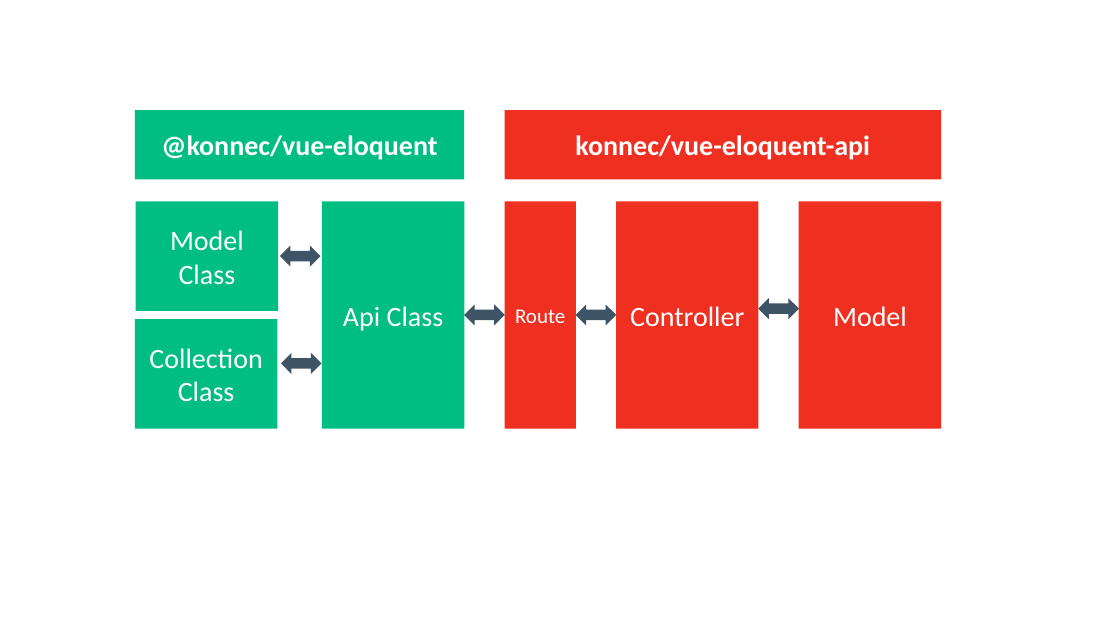
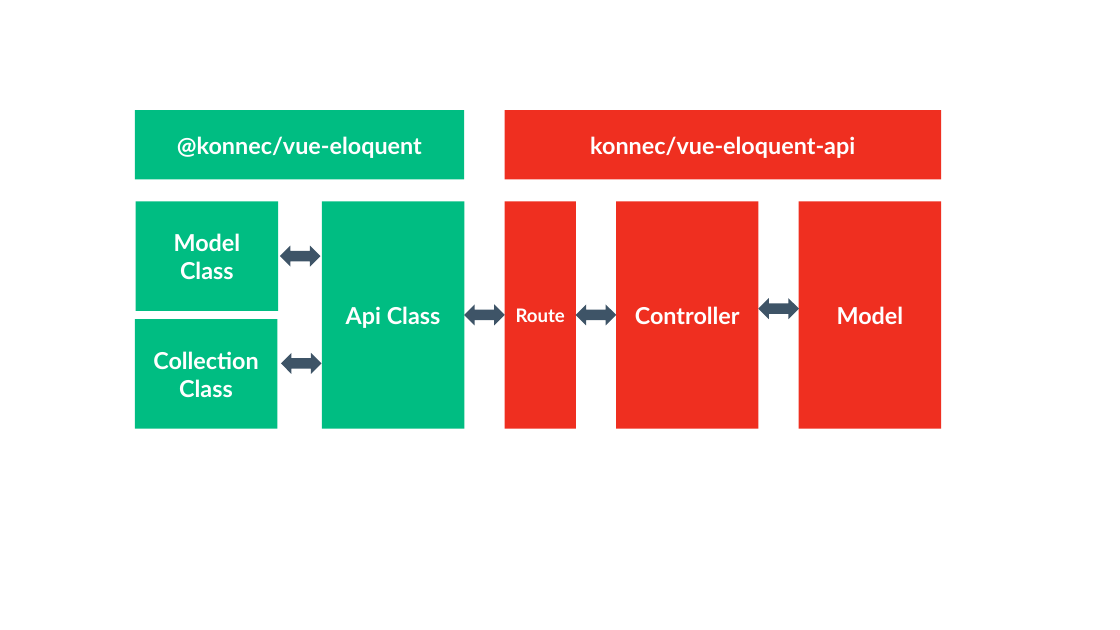
Before and after one commit to cimd/vue-eloquent-docs, a slide deck: slide 1 of docs/graphics.pptx. Drawn at 1120x630 pixels with LibreOffice and Linux fonts; fonts in the diff are those of the drawing. Boxes give left, top, right and bottom in pixels: in the first picture for what was removed or moved away, otherwise in the second. Text is boxed around its words. In the diff, an @@ line names an element or a change of style, - is before the commit and + after.

```diff
--- a/docs/graphics.pptx
+++ b/docs/graphics.pptx
@@ rectangle "@konnec/vue-eloquent" at <box>135,110,465,180</box>: size 24 to 20 pt, font Calibri to Lato @@
@@ rectangle "konnec/vue-eloquent-api" at <box>505,110,942,180</box>: size 24 to 20 pt, font Calibri to Lato @@
@@ rectangle "Route" at <box>505,202,576,429</box>: size 18 to 16 pt, font Calibri to Lato, bold on @@
@@ size 24 to 20 pt, font Calibri to Lato, bold on in 5 elements at <box>616,202,759,429</box>, <box>799,202,942,429</box>, <box>322,202,465,429</box>, <box>136,202,279,311</box>, <box>135,319,278,429</box> @@
```
Also in this commit, not shown: 1 other slide changed.
